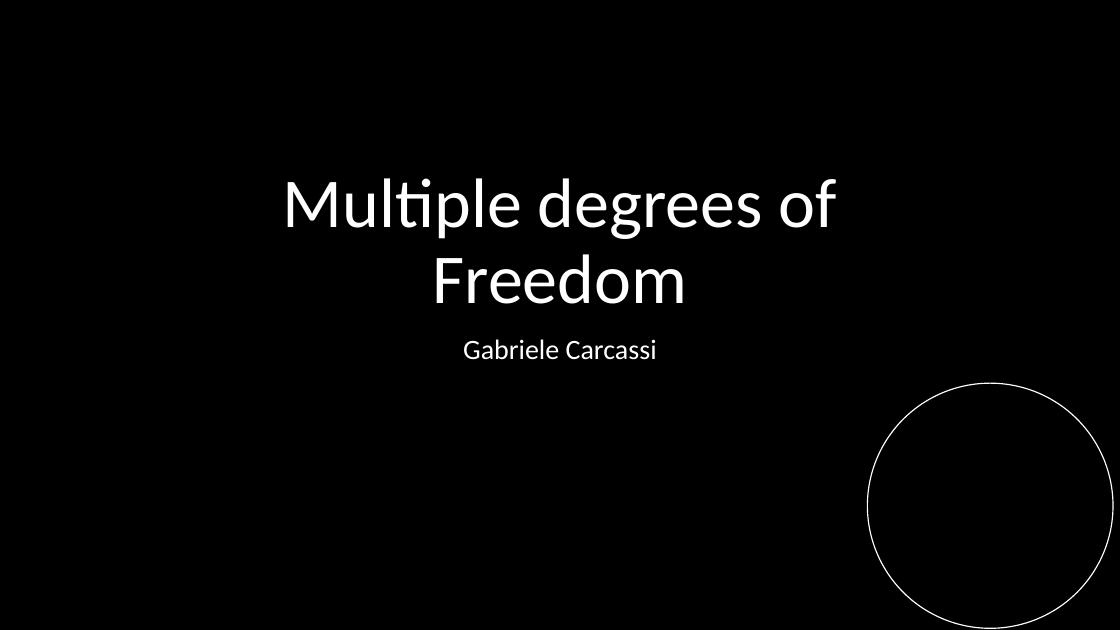
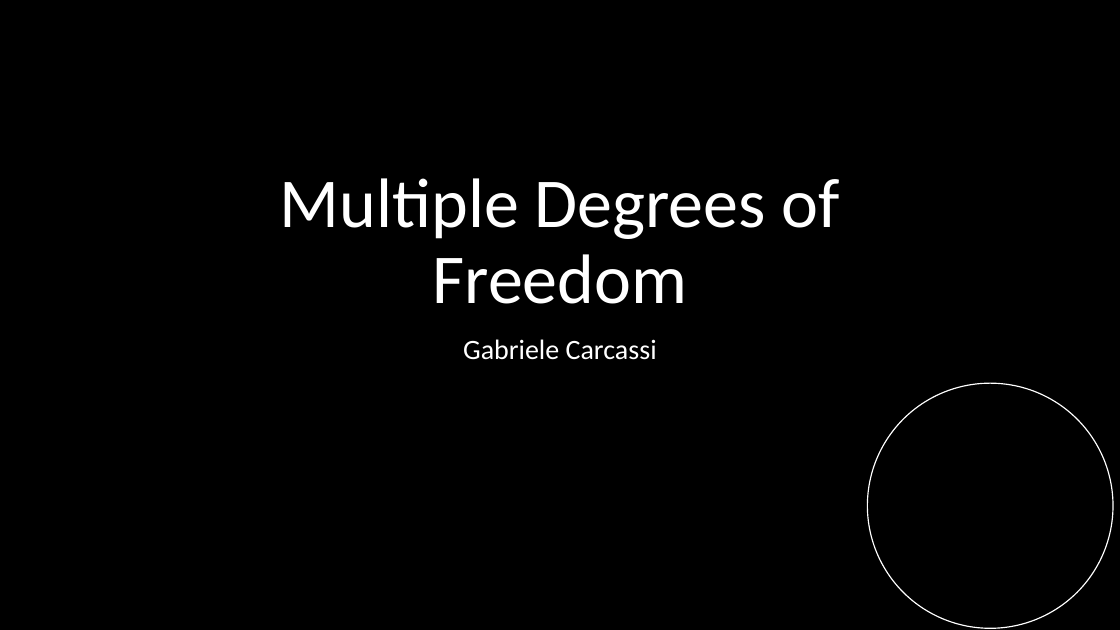
Before and after one commit to assumptionsofphysics/slides, a slide deck: slide 1 of BookCompanions-v2/RP-Class-4.pptx. Drawn at 1120x630 pixels with LibreOffice and Linux fonts; fonts in the diff are those of the drawing; background and template pictures are left out. Boxes give left, top, right and bottom in pixels: in the first picture for what was removed or moved away, otherwise in the second. Text is boxed around its words. In the diff, an @@ line names an element or a change of style, - is before the commit and + after.

```diff
--- a/BookCompanions-v2/RP-Class-4.pptx
+++ b/BookCompanions-v2/RP-Class-4.pptx
@@ title at <box>280,178,840,304</box>: text changed @@
-Multiple degrees of Freedom
+Multiple Degrees of Freedom
```
Also in this commit, not shown: 19 other slides changed, 9 slides added.
